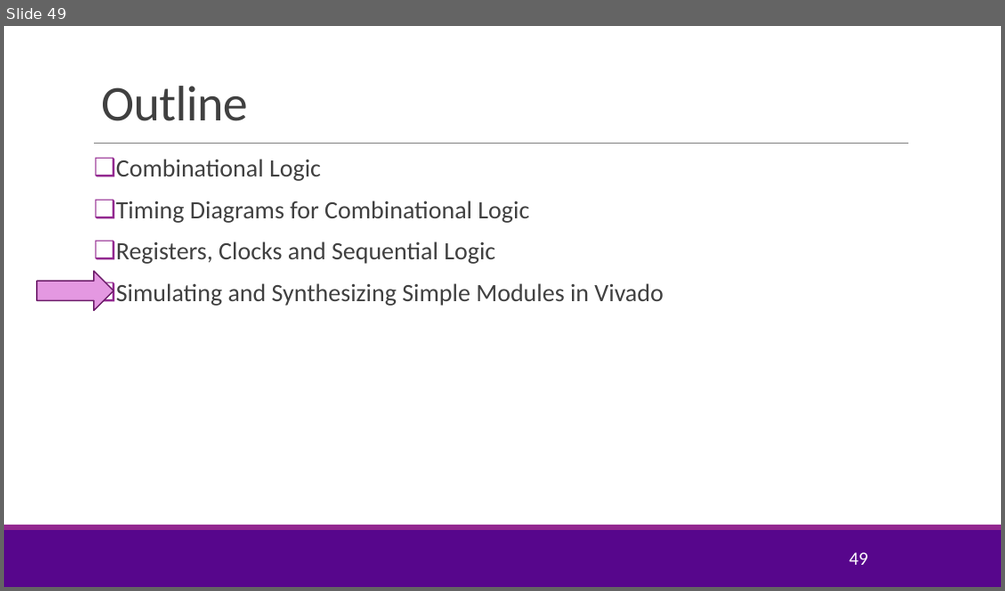
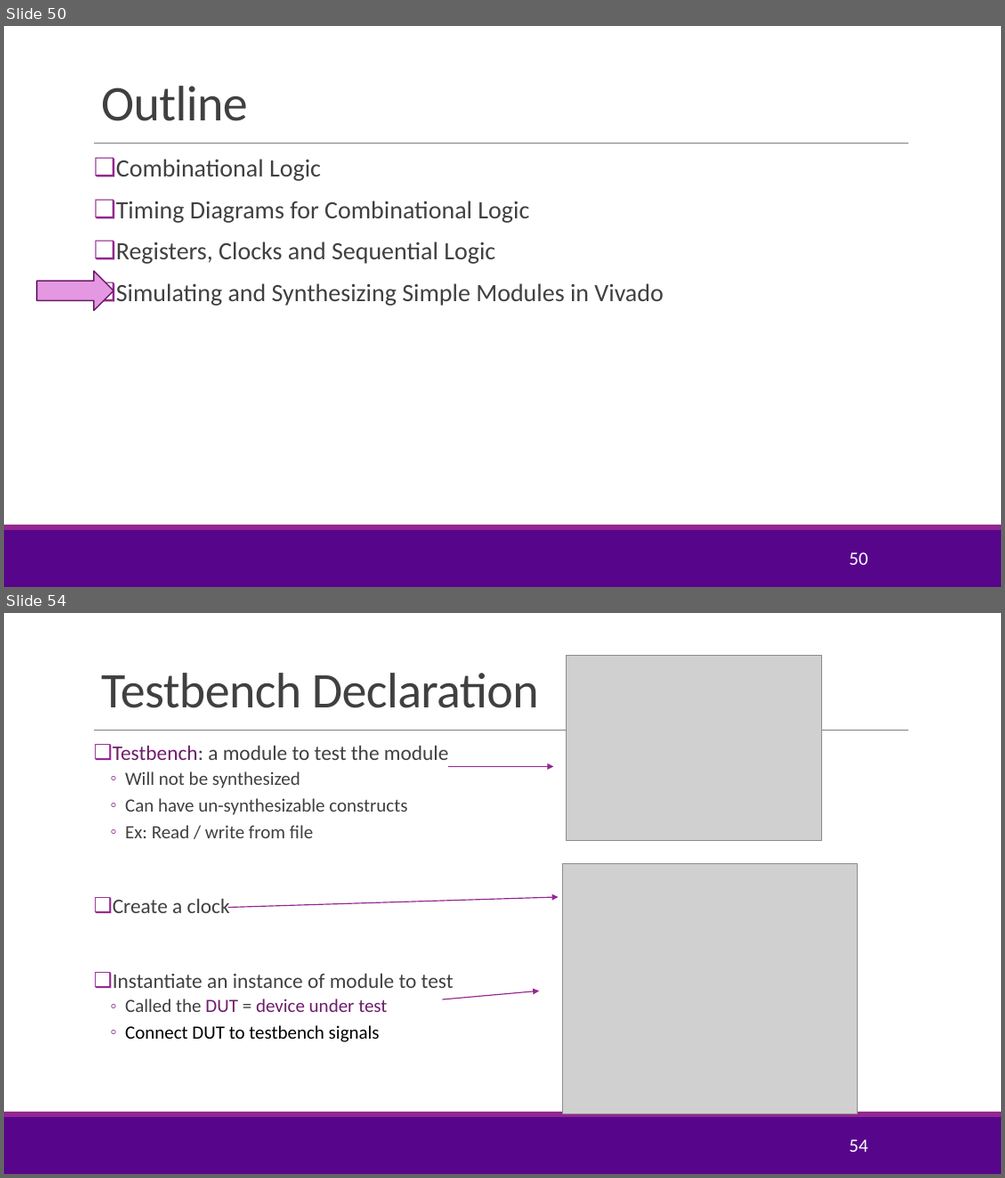
Before and after one commit to sdrangan/hwdesign, a slide deck: units/unit01_basic_logic/basic_logic.pptx. Shown one above the other, each under a label of ours: slide 49 before the commit, slides 50 and 54 after it; the slides between them are not shown. The pictures are 1005x591 and 1005x1178 pixels, drawn with LibreOffice and Linux fonts; fonts in the diff are those of the drawing; grey boxes stand for pictures; background and template pictures are left out. Boxes give left, top, right and bottom in pixels: in the first picture for what was removed or moved away, otherwise in the second. Text is boxed around its words. In the diff, an @@ line names an element or a change of style, - is before the commit and + after.

```diff
--- a/units/unit01_basic_logic/basic_logic.pptx
+++ b/units/unit01_basic_logic/basic_logic.pptx
@@ slide 54 added at [4, 613, 1001, 1174], background #FFFFFF; not listed: 3 template elements that a slide beside it also shows @@
@@ picture added at [566, 655, 821, 840] @@
@@ title added at [101, 673, 539, 708], 48 pt, text #404040 @@
+Testbench Declaration
@@ text added at [113, 745, 453, 1042], 18 pt, text #404040 @@
+❑ Testbench: a module to test the module
+  ◦ Will not be synthesized
+  ◦ Can have un-synthesizable constructs
+  ◦ Ex: Read / write from file
+❑ Create a clock
+❑ Instantiate an instance of module to test
+  ◦ Called the DUT = device under test
+  ◦ Connect DUT to testbench signals
@@ arrow added from (448, 766) to (554, 766), #92278F 1 pt @@
@@ picture added at [563, 863, 858, 1113] @@
@@ arrow added from (227, 907) to (558, 897), #92278F 1 pt @@
@@ arrow added from (442, 999) to (540, 990), #92278F 1 pt @@
@@ page number added at [849, 1139, 867, 1151], 18 pt, text #FFFFFF @@
+54
@@ what was slide 49 is now slide 50 @@
@@ page number at [849, 552, 867, 564]: text changed @@
-49
+50
```
Also in this commit, not shown: 6 slides changed, 9 other slides added, 14 other files.
